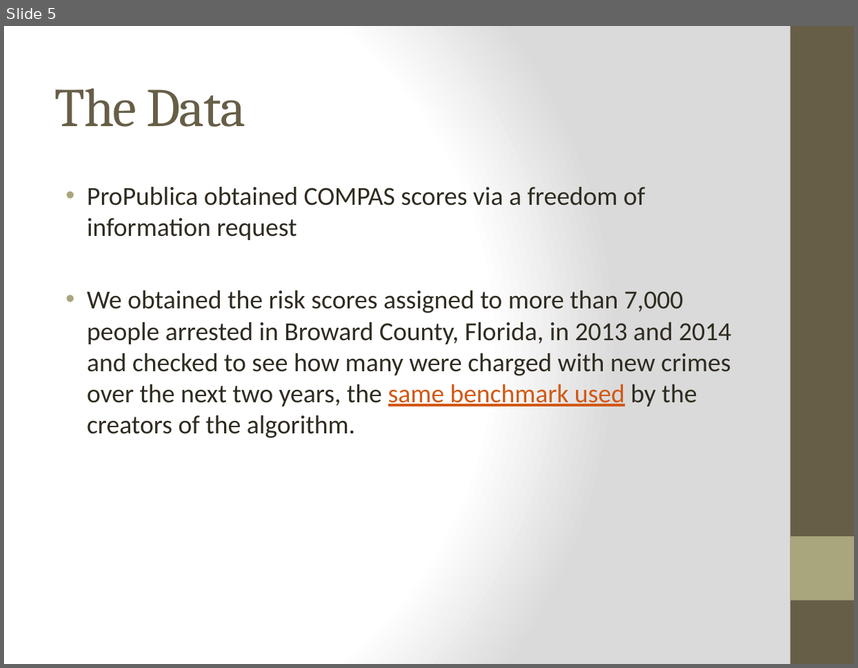
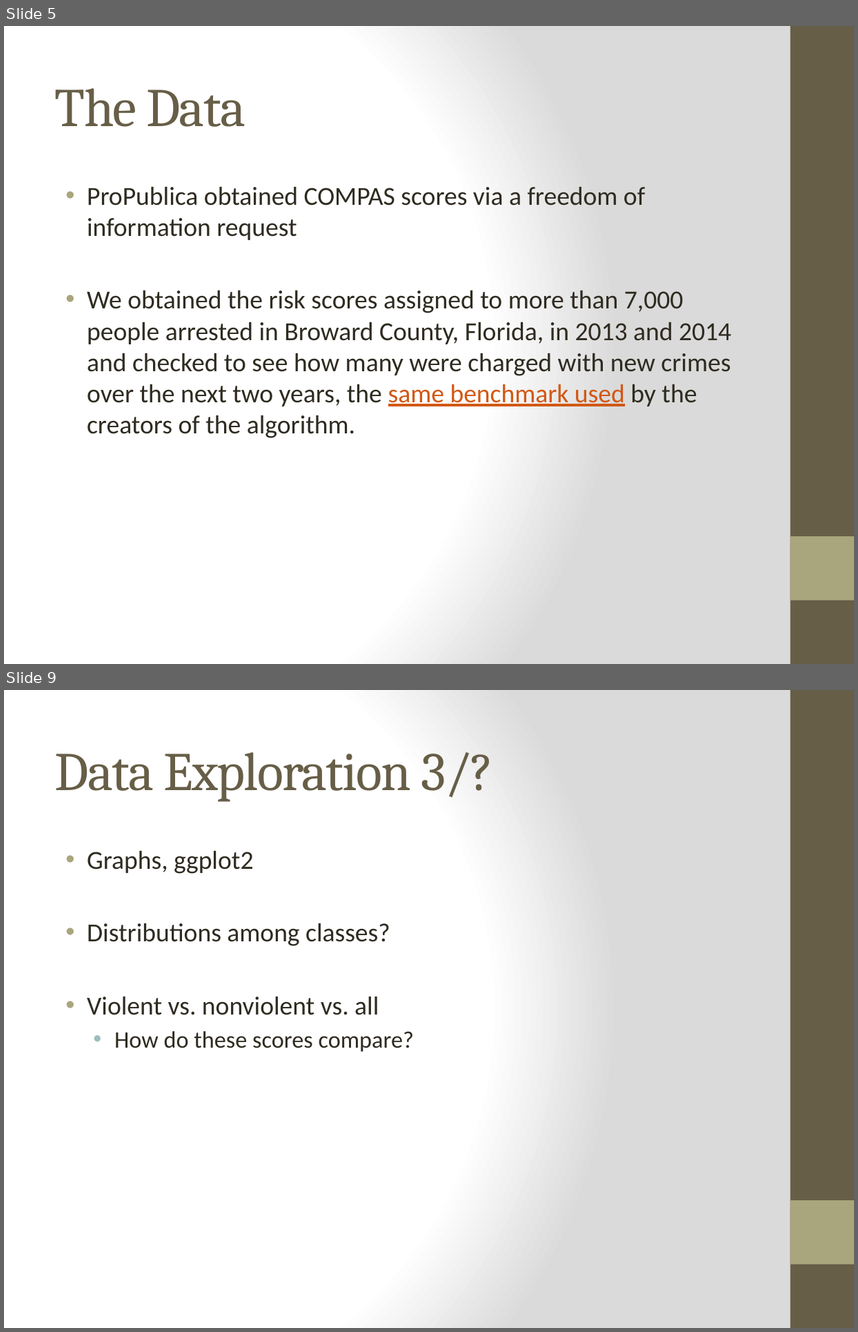
Before and after one commit to janeparkhere/springboard-exercises, a slide deck: Capstone.pptx. Shown one above the other, each under a label of ours: slide 5 before the commit, slides 5 and 9 after it; the slides between them are not shown. The pictures are 858x668 and 858x1332 pixels, drawn with LibreOffice and Linux fonts; fonts in the diff are those of the drawing. Boxes give left, top, right and bottom in pixels: in the first picture for what was removed or moved away, otherwise in the second. Text is boxed around its words. In the diff, an @@ line names an element or a change of style, - is before the commit and + after.

```diff
--- a/Capstone.pptx
+++ b/Capstone.pptx
@@ slide 9 added at <box>4,690,854,1328</box>, background gradient #FFFFFF to #DADADA; not listed: 2 template elements that a slide beside it also shows @@
@@ title added at <box>55,752,494,802</box>, 46 pt, text #675E47 @@
+Data Exploration 3/?
@@ text added at <box>87,851,414,1052</box>, 22 pt, text #2F2B20 @@
+• Graphs, ggplot2
+• Distributions among classes?
+• Violent vs. nonviolent vs. all
+  • How do these scores compare?
```
Also in this commit, not shown: 5 slides changed, 6 other slides added, 13 other files.
